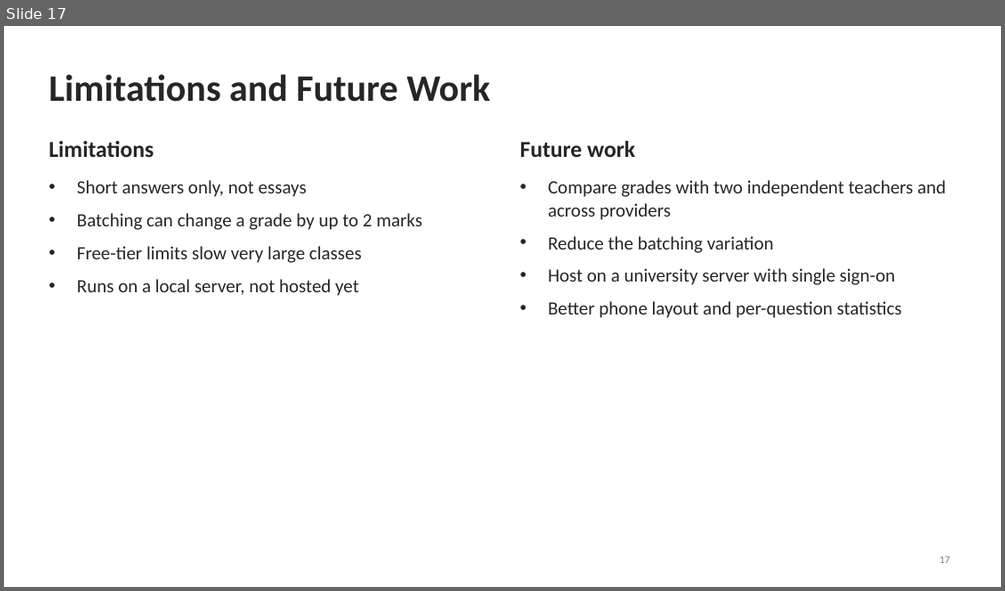
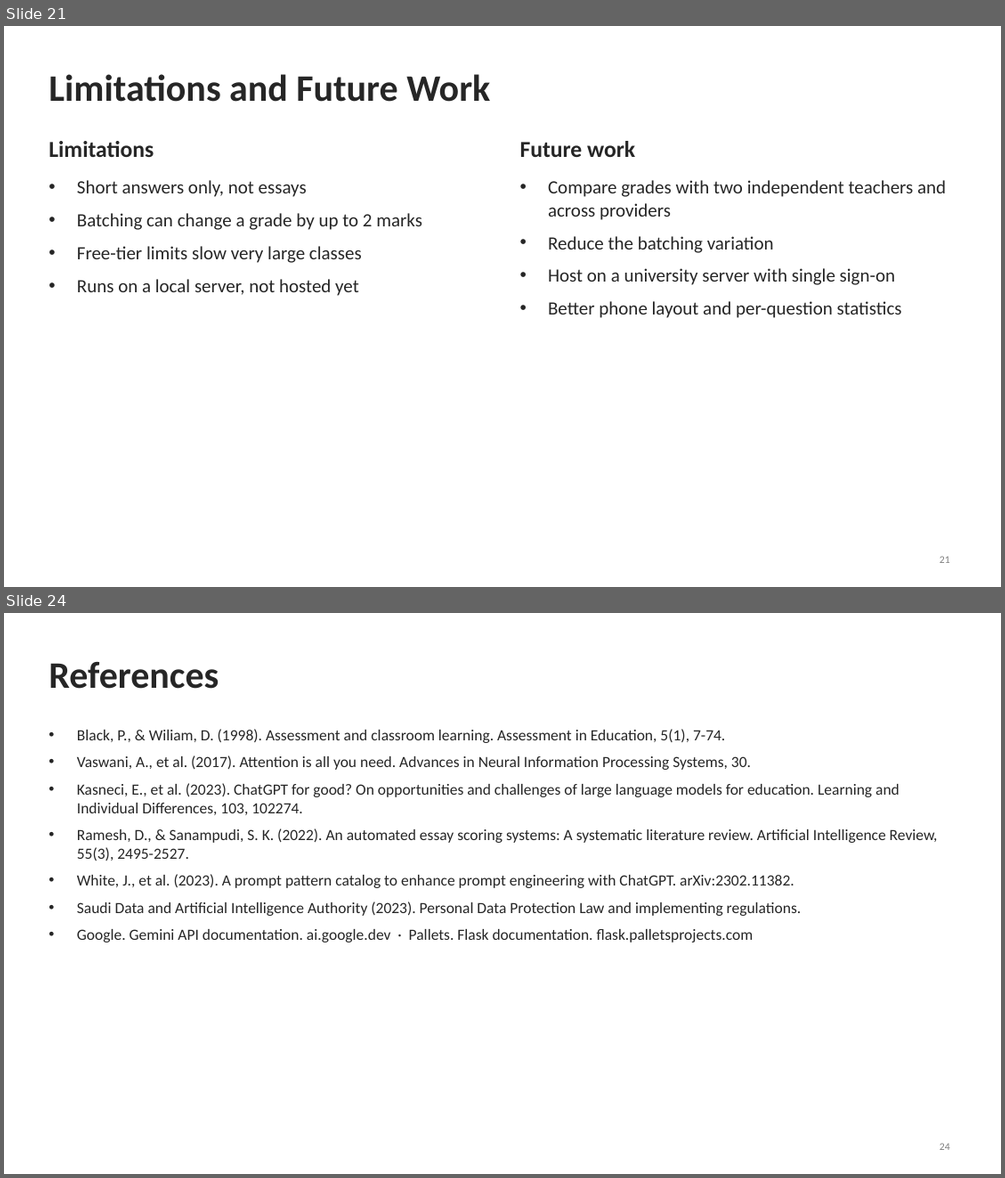
Before and after one commit to saif12ibr-pixel/qayyem, a slide deck: DOCUMENTS/Qayyem_Final_Defense.pptx. Shown one above the other, each under a label of ours: slide 17 before the commit, slides 21 and 24 after it; the slides between them are not shown. The pictures are 1005x591 and 1005x1178 pixels, drawn with LibreOffice and Linux fonts; fonts in the diff are those of the drawing. Boxes give left, top, right and bottom in pixels: in the first picture for what was removed or moved away, otherwise in the second. Text is boxed around its words. In the diff, an @@ line names an element or a change of style, - is before the commit and + after.

```diff
--- a/DOCUMENTS/Qayyem_Final_Defense.pptx
+++ b/DOCUMENTS/Qayyem_Final_Defense.pptx
@@ slide 24 added at [4,613,1001,1174], background #FFFFFF @@
@@ title added at [48,662,218,689], 36 pt, text #262626, bold @@
+References
@@ text added at [77,729,938,942], 15 pt, text #262626 @@
+• Black, P., & Wiliam, D. (1998). Assessment and classroom learning. Assessment in Education, 5(1), 7-74.
+• Vaswani, A., et al. (2017). Attention is all you need. Advances in Neural Information Processing Systems, 30.
+• Kasneci, E., et al. (2023). ChatGPT for good? On opportunities and challenges of large language models for education. Learning and Individual Differences, 103, 102274.
+• Ramesh, D., & Sanampudi, S. K. (2022). An automated essay scoring systems: A systematic literature review. Artificial Intelligence Review, 55(3), 2495-2527.
+• White, J., et al. (2023). A prompt pattern catalog to enhance prompt engineering with ChatGPT. arXiv:2302.11382.
+• Saudi Data and Artificial Intelligence Authority (2023). Personal Data Protection Law and implementing regulations.
+• Google. Gemini API documentation. ai.google.dev · Pallets. Flask documentation. flask.palletsprojects.com
@@ page number added at [939,1143,950,1150], 10 pt, text #7F7F7F @@
+24
@@ what was slide 17 is now slide 21 @@
@@ page number at [939,556,950,563]: text changed @@
-17
+21
```
Also in this commit, not shown: 3 slides changed, 6 other slides added, 8 other files.
